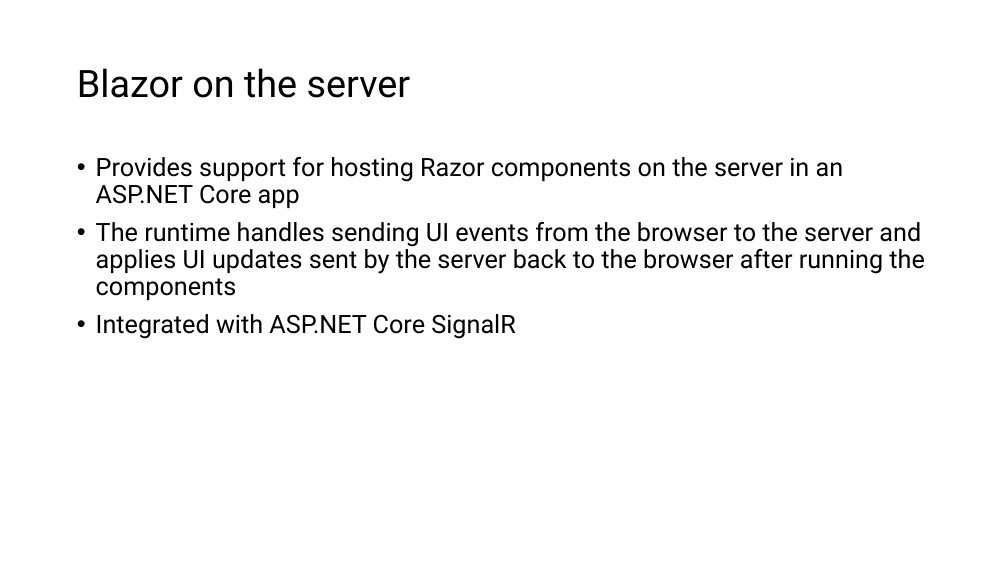
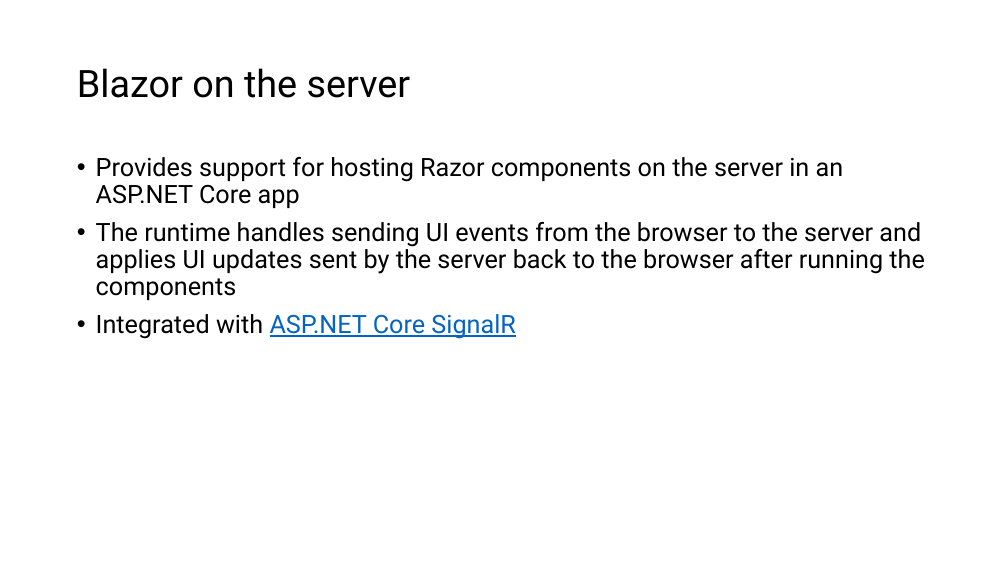
Before and after one commit to Dermendzhiev/presentations, a slide deck: slide 12 of 2019 Nov - Blazor Sneak Peek/slides.pptx. Drawn at 1008x567 pixels with LibreOffice and Linux fonts; fonts in the diff are those of the drawing; background and template pictures are left out. Boxes give left, top, right and bottom in pixels: in the first picture for what was removed or moved away, otherwise in the second. Text is boxed around its words. In the diff, an @@ line names an element or a change of style, - is before the commit and + after.

```diff
--- a/2019 Nov - Blazor Sneak Peek/slides.pptx
+++ b/2019 Nov - Blazor Sneak Peek/slides.pptx
@@ text at box(96, 314, 515, 339): text colour #000000 to #0563C1, underline on in "ASP.NET Core SignalR" @@
```
Also in this commit, not shown: 2 other slides changed.
